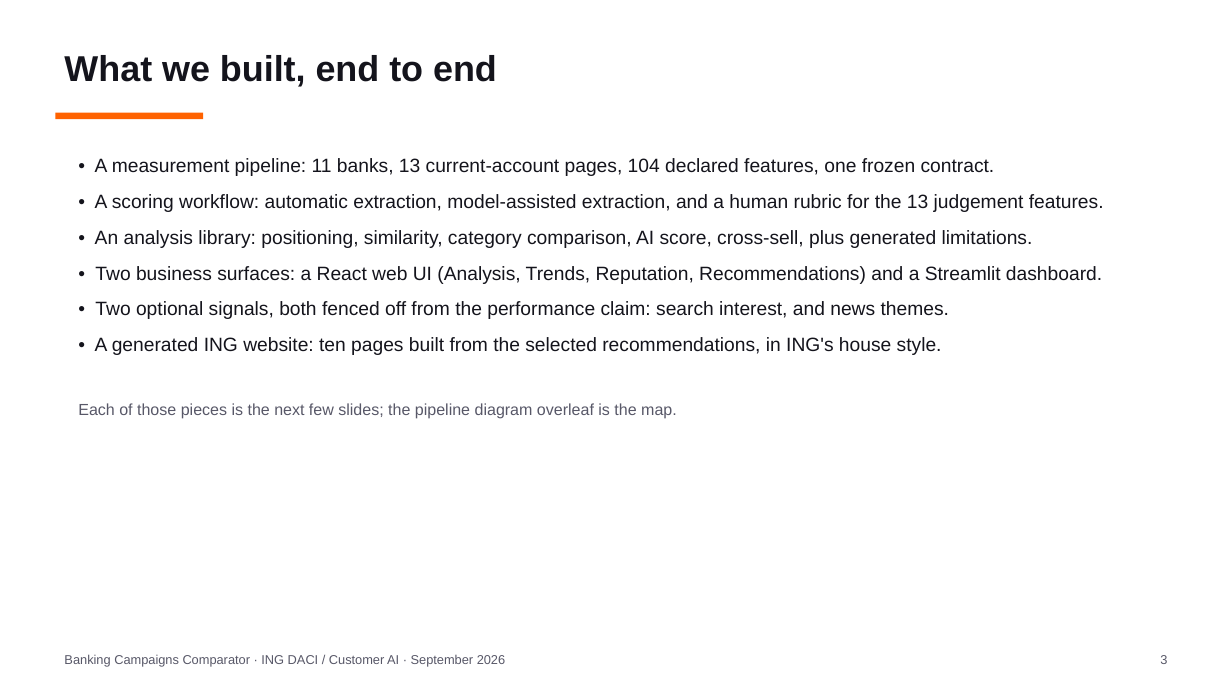
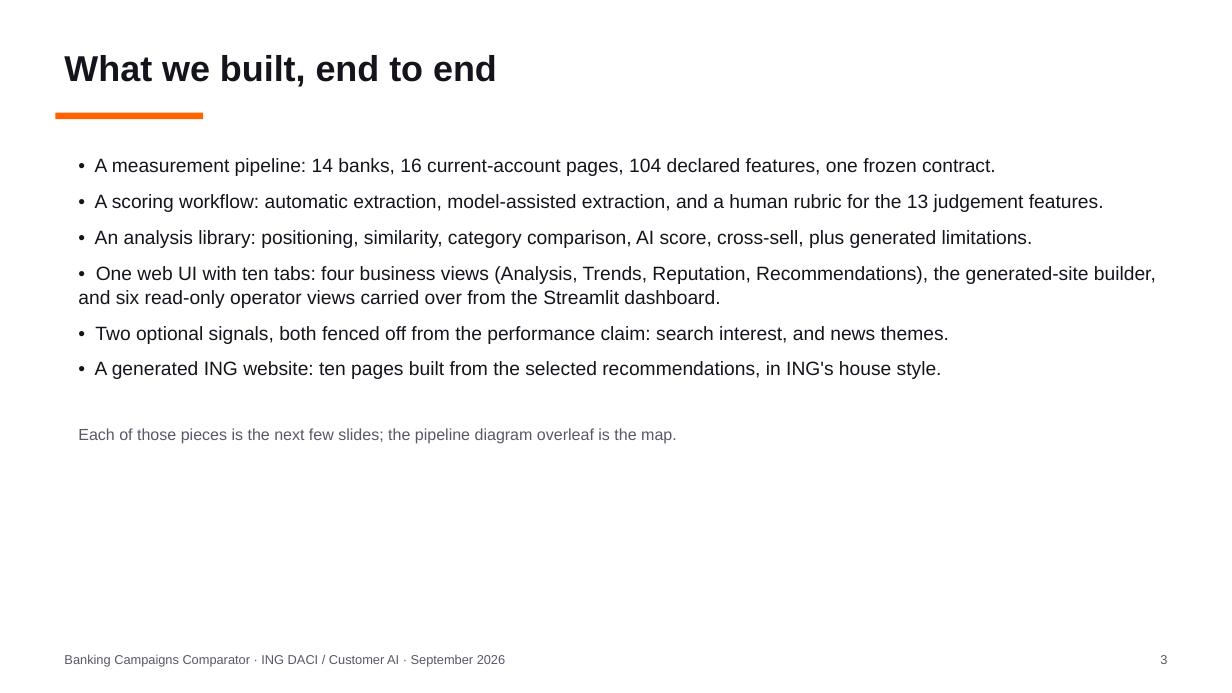
Before and after one commit to Siegried81/ing-usecase, a slide deck: slide 3 of docs/Banking_Campaigns_Comparator.pptx. Drawn at 1232x693 pixels with LibreOffice and Linux fonts; fonts in the diff are those of the drawing. Boxes give left, top, right and bottom in pixels: in the first picture for what was removed or moved away, otherwise in the second. Text is boxed around its words. In the diff, an @@ line names an element or a change of style, - is before the commit and + after.

```diff
--- a/docs/Banking_Campaigns_Comparator.pptx
+++ b/docs/Banking_Campaigns_Comparator.pptx
@@ text at [95, 158, 996, 176]: text changed @@
-• A measurement pipeline: 11 banks, 13 current-account pages, 104 declared features, one frozen contract.
+• A measurement pipeline: 14 banks, 16 current-account pages, 104 declared features, one frozen contract.
@@ text at [78, 266, 1156, 308]: text changed @@
-• Two business surfaces: a React web UI (Analysis, Trends, Reputation, Recommendations) and a Streamlit dashboard.
+• One web UI with ten tabs: four business views (Analysis, Trends, Reputation, Recommendations), the generated-site builder, and six read-only operator views carried over from the Streamlit dashboard.
```
Also in this commit, not shown: 6 other slides changed, 7 slides added, 8 other files.
